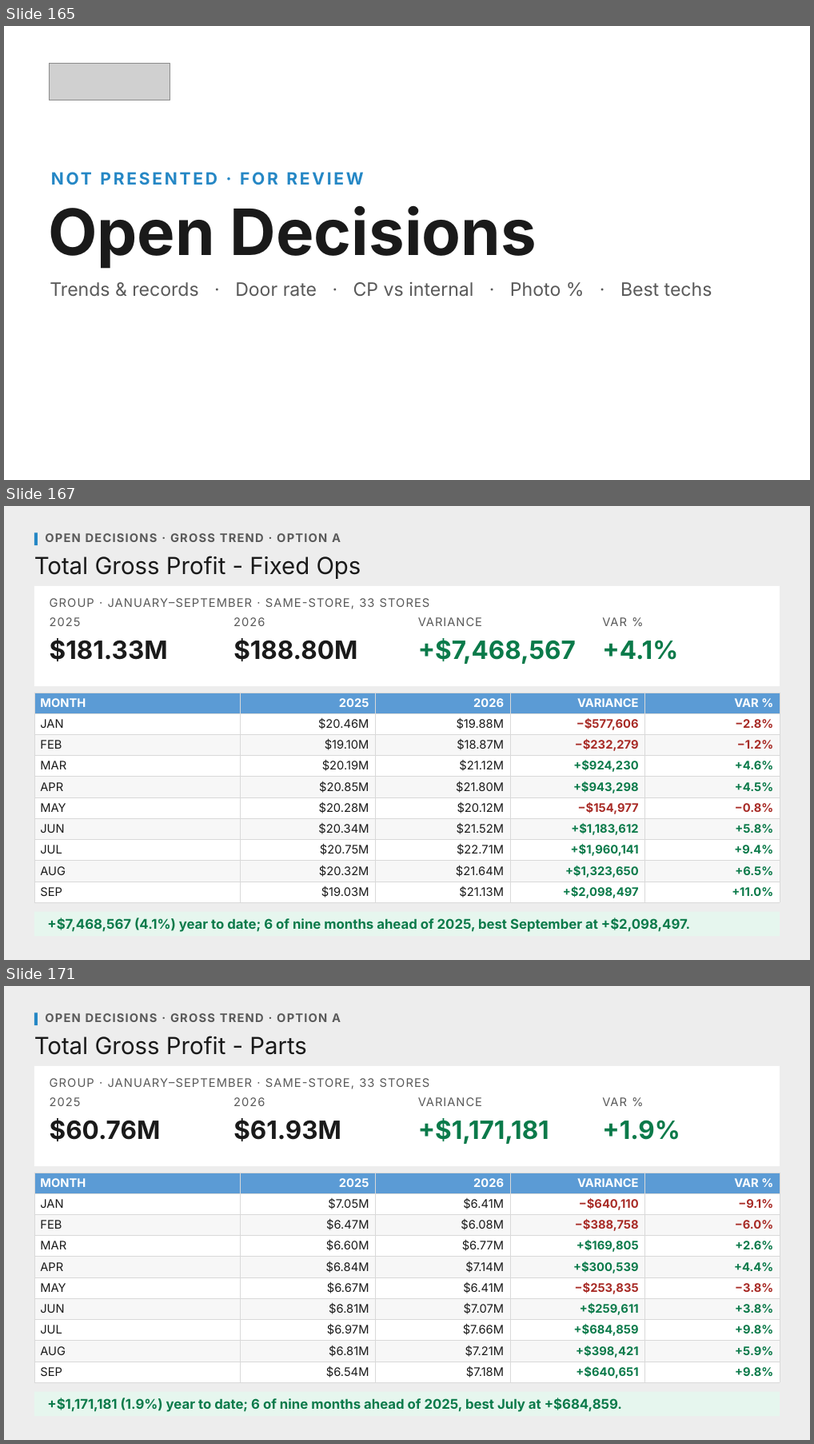
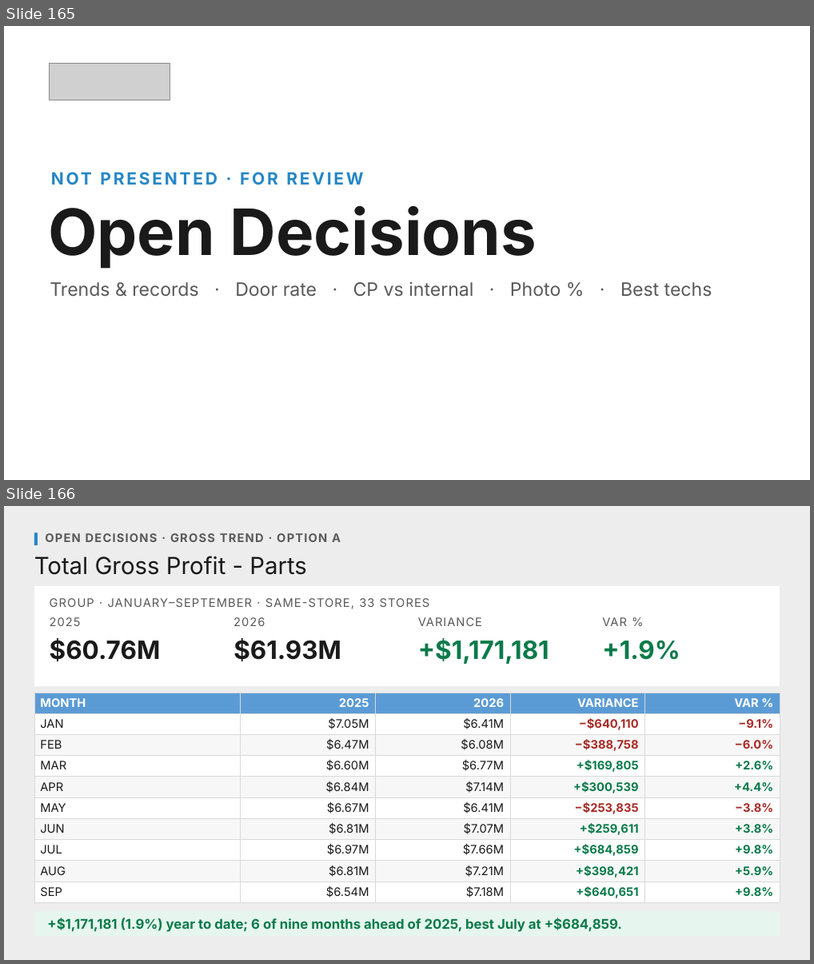
Before and after one commit to Ndresner/Noah, a slide deck: day2-deck/decks/Fixed Ops - Day 2 Example Test Deck.pptx. Shown one above the other, each under a label of ours: slides 165, 167 and 171 before the commit, slides 165 and 166 after it; the slides between them are not shown. The pictures are 814x1444 and 814x964 pixels, drawn with LibreOffice and Linux fonts; fonts in the diff are those of the drawing; grey boxes stand for pictures. Boxes give left, top, right and bottom in pixels: in the first picture for what was removed or moved away, otherwise in the second. Text is boxed around its words. In the diff, an @@ line names an element or a change of style, - is before the commit and + after.

```diff
--- a/day2-deck/decks/Fixed Ops - Day 2 Example Test Deck.pptx
+++ b/day2-deck/decks/Fixed Ops - Day 2 Example Test Deck.pptx
@@ slide 167 removed at box(4, 506, 810, 960), background #EDEDED @@
@@ rectangle removed at box(34, 532, 38, 545) @@
@@ text removed at box(45, 533, 341, 542) @@
-OPEN DECISIONS · GROSS TREND · OPTION A
@@ text removed at box(34, 556, 362, 579) @@
-Total Gross Profit - Fixed Ops
@@ rectangle removed at box(34, 586, 780, 686) @@
@@ text removed at box(50, 598, 430, 609) @@
-GROUP · JANUARY–SEPTEMBER · SAME-STORE, 33 STORES
@@ text removed at box(50, 617, 81, 626) @@
-2025
@@ text removed at box(234, 617, 265, 626) @@
-2026
@@ text removed at box(418, 617, 482, 626) @@
-VARIANCE
@@ text removed at box(602, 617, 627, 626) @@
-VAR %
@@ text removed at box(50, 638, 168, 661) @@
-$181.33M
@@ text removed at box(234, 638, 358, 661) @@
-$188.80M
@@ text removed at box(418, 638, 576, 664) @@
-+$7,468,567
@@ text removed at box(602, 640, 678, 660) @@
-+4.1%
@@ table removed at box(34, 692, 780, 901), 10 rows, 5 columns @@
-MONTH | 2025 | 2026 | VARIANCE | VAR %
-JAN | $20.46M | $19.88M | −$577,606 | −2.8%
-FEB | $19.10M | $18.87M | −$232,279 | −1.2%
-MAR | $20.19M | $21.12M | +$924,230 | +4.6%
-APR | $20.85M | $21.80M | +$943,298 | +4.5%
-MAY | $20.28M | $20.12M | −$154,977 | −0.8%
-JUN | $20.34M | $21.52M | +$1,183,612 | +5.8%
-JUL | $20.75M | $22.71M | +$1,960,141 | +9.4%
-AUG | $20.32M | $21.64M | +$1,323,650 | +6.5%
-SEP | $19.03M | $21.13M | +$2,098,497 | +11.0%
@@ rectangle removed at box(34, 912, 780, 936) @@
@@ text removed at box(47, 917, 690, 932) @@
-+$7,468,567 (4.1%) year to date; 6 of nine months ahead of 2025, best September at +$2,098,497.
@@ what was slide 171 is now slide 166 @@
```
Also in this commit, not shown: 1 slide changed, 12 other slides removed, 6 other files.
